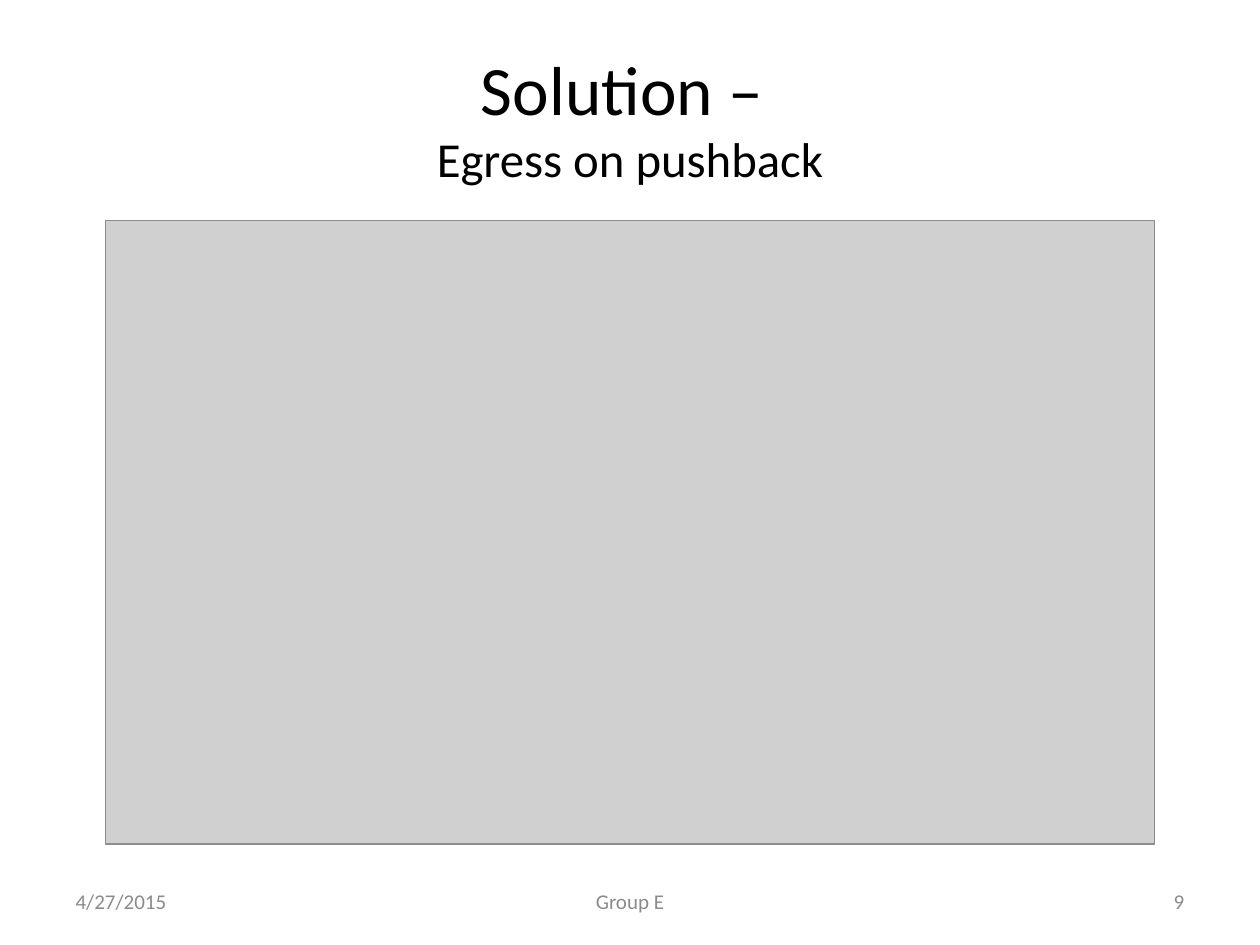
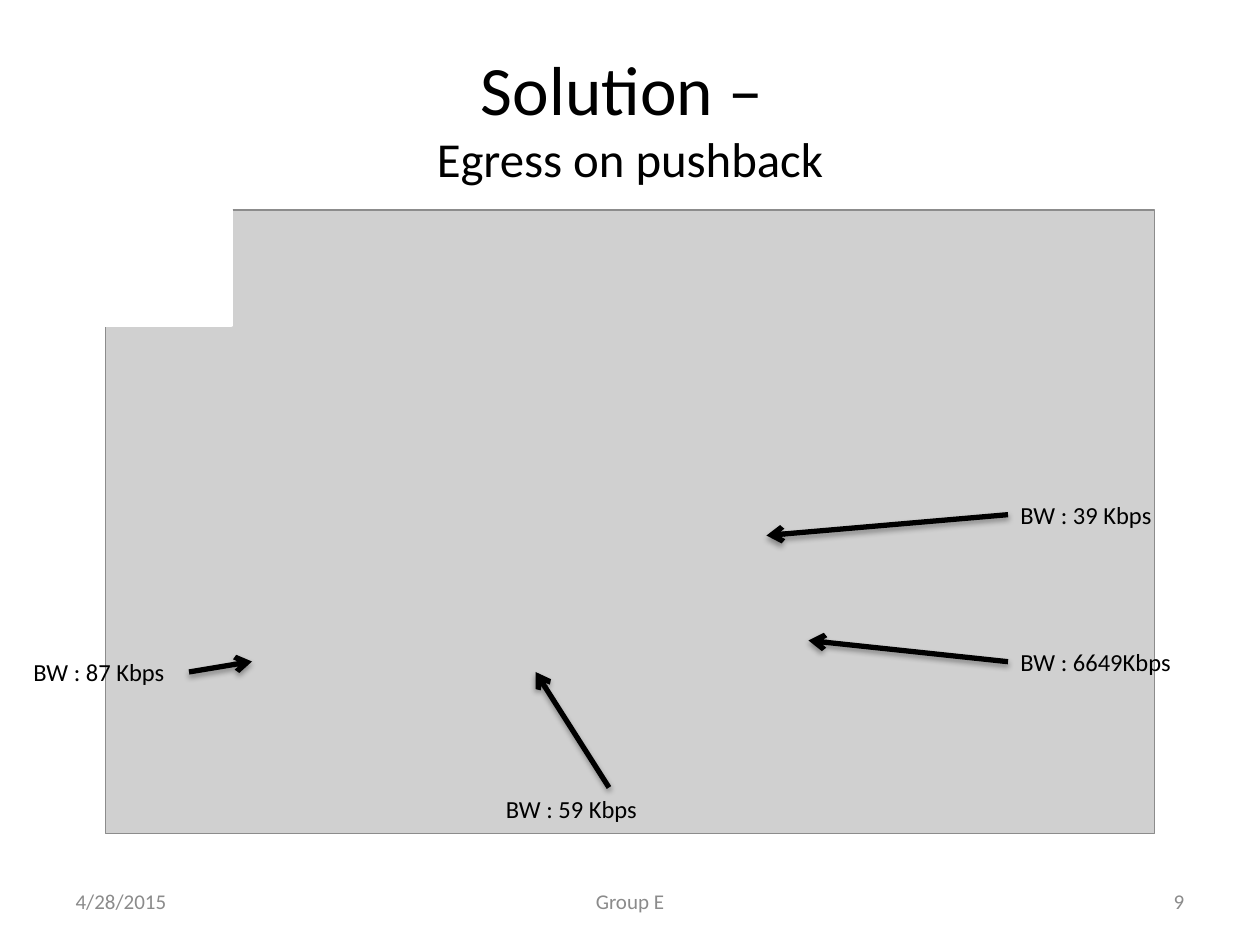
Before and after one commit to mishra14/DDoSAttackMitigationSystem, a slide deck: slide 9 of CIS 553.pptx. Drawn at 1260x945 pixels with LibreOffice and Linux fonts; fonts in the diff are those of the drawing; grey boxes stand for pictures. Boxes give left, top, right and bottom in pixels: in the first picture for what was removed or moved away, otherwise in the second. Text is boxed around its words. In the diff, an @@ line names an element or a change of style, - is before the commit and + after.

```diff
--- a/CIS 553.pptx
+++ b/CIS 553.pptx
@@ rectangle added at bbox=[84, 210, 232, 326], fill #FFFFFF, outline #FFFFFF 2 pt @@
@@ picture: place and size @@
-picture at bbox=[106, 220, 1155, 844]
+picture at bbox=[106, 210, 1155, 834]
@@ text added at bbox=[1020, 507, 1151, 528], 14 pt, text #000000 @@
+BW : 39 Kbps
@@ arrow added from (1008, 514) to (766, 536), #000000 3 pt @@
@@ arrow added from (1008, 662) to (809, 640), #000000 3 pt @@
@@ text added at bbox=[1020, 651, 1171, 677], 14 pt, text #000000 @@
+BW : 6649Kbps
@@ text added at bbox=[33, 661, 164, 687], 14 pt, text #000000 @@
+BW : 87 Kbps
@@ arrow added from (189, 672) to (252, 662), #000000 3 pt @@
@@ arrow added from (609, 788) to (536, 672), #000000 3 pt @@
@@ text added at bbox=[506, 801, 637, 822], 14 pt, text #000000 @@
+BW : 59 Kbps
@@ text at bbox=[76, 894, 167, 910]: text changed @@
-4/27/2015
+4/28/2015
```
Also in this commit, not shown: 11 other slides changed, 1 other file.
